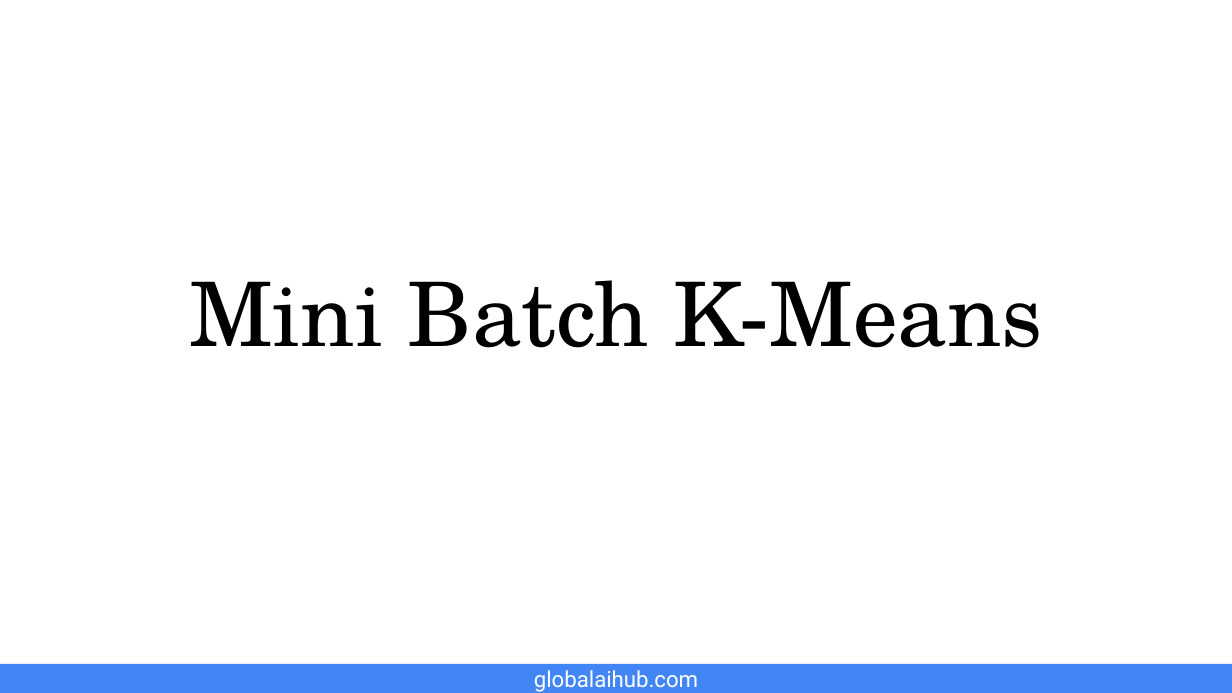
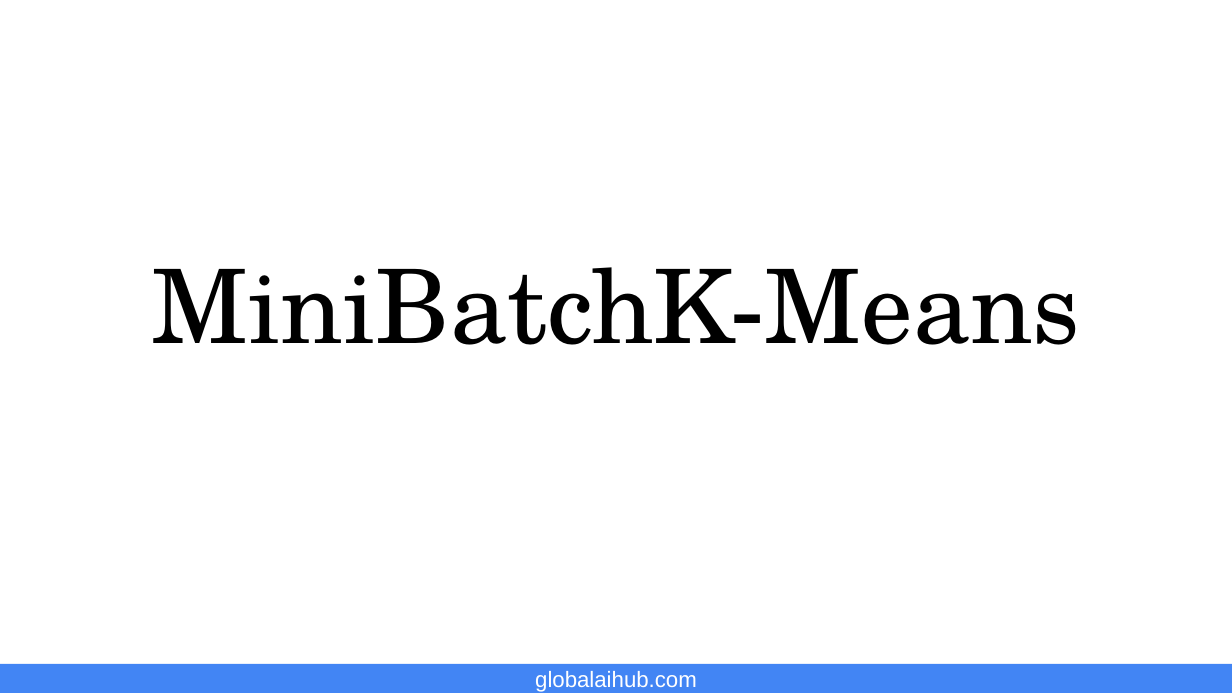
Before and after one commit to gaih/introduction-to-machine-learning, a slide deck: slide 15 of Presentations/Day 5 Presentation.pptx. Drawn at 1232x693 pixels with LibreOffice and Linux fonts; fonts in the diff are those of the drawing; background and template pictures are left out. Boxes give left, top, right and bottom in pixels: in the first picture for what was removed or moved away, otherwise in the second. Text is boxed around its words. In the diff, an @@ line names an element or a change of style, - is before the commit and + after.

```diff
--- a/Presentations/Day 5 Presentation.pptx
+++ b/Presentations/Day 5 Presentation.pptx
@@ title at box(152, 267, 1081, 345): text changed; size 52 to 60 pt @@
-Mini Batch K-Means
+MiniBatchK-Means
@@ text "globalaihub.com" at box(535, 671, 697, 692): font Roboto to Arial @@
```
Also in this commit, not shown: 5 other slides changed, 12 slides added, 12 slides removed, 2 other files.
